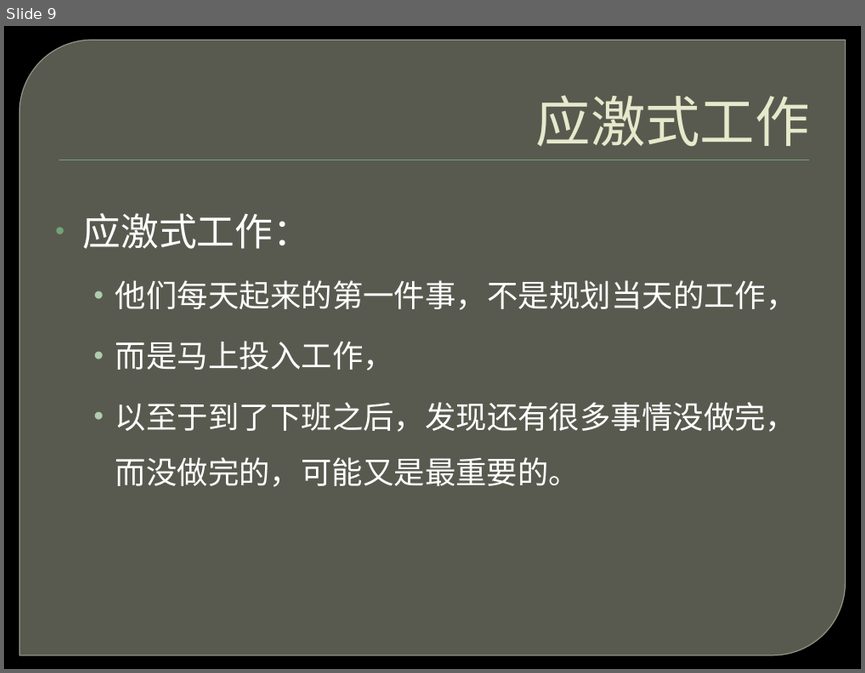
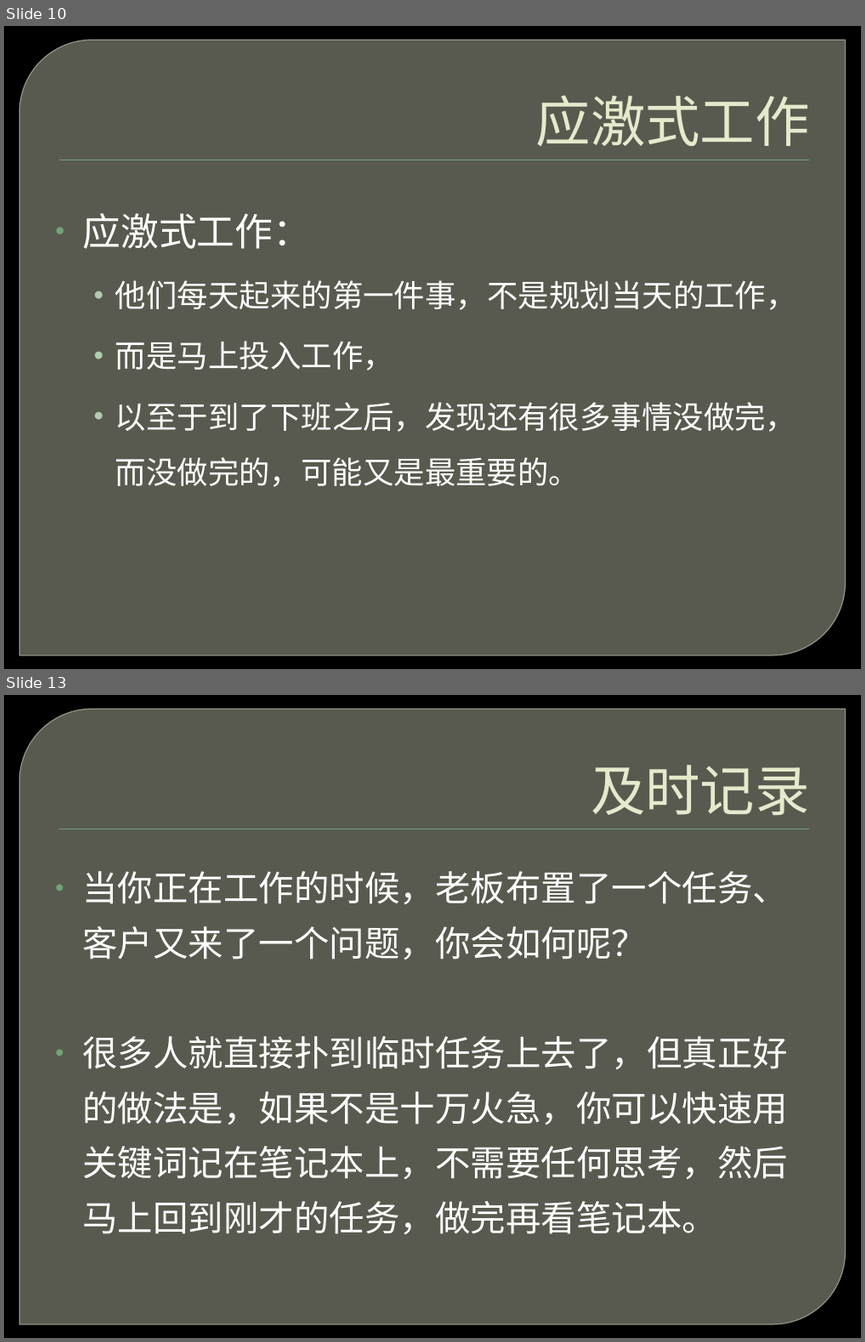
Before and after one commit to ghj1976/lecture, a slide deck: 工作方式/累死你的不是工作，而是工作方式.pptx. Shown one above the other, each under a label of ours: slide 9 before the commit, slides 10 and 13 after it; the slides between them are not shown. The pictures are 865x673 and 865x1342 pixels, drawn with LibreOffice and Linux fonts; fonts in the diff are those of the drawing; background and template pictures are left out. Boxes give left, top, right and bottom in pixels: in the first picture for what was removed or moved away, otherwise in the second. Text is boxed around its words. In the diff, an @@ line names an element or a change of style, - is before the commit and + after.

Commit message:
工作方式和纸飞机游戏ppt

```diff
--- a/工作方式/累死你的不是工作，而是工作方式.pptx
+++ b/工作方式/累死你的不是工作，而是工作方式.pptx
@@ slide 13 added at (4, 695, 861, 1338), background picture (left out); not listed: 2 template elements that a slide beside it also shows @@
@@ title added at (590, 765, 809, 815), 46 pt, text #E7EACB @@
+及时记录
@@ text added at (83, 871, 789, 1234), 29.6 pt, text #FFFFFF @@
+• 当你正在工作的时候，老板布置了一个任务、客户又来了一个问题，你会如何呢？
+• 很多人就直接扑到临时任务上去了，但真正好的做法是，如果不是十万火急，你可以快速用关键词记在笔记本上，不需要任何思考，然后马上回到刚才的任务，做完再看笔记本。
@@ what was slide 9 is now slide 10 @@
```
Also in this commit, not shown: 9 slides changed, 11 other slides added, 1 slide removed.
